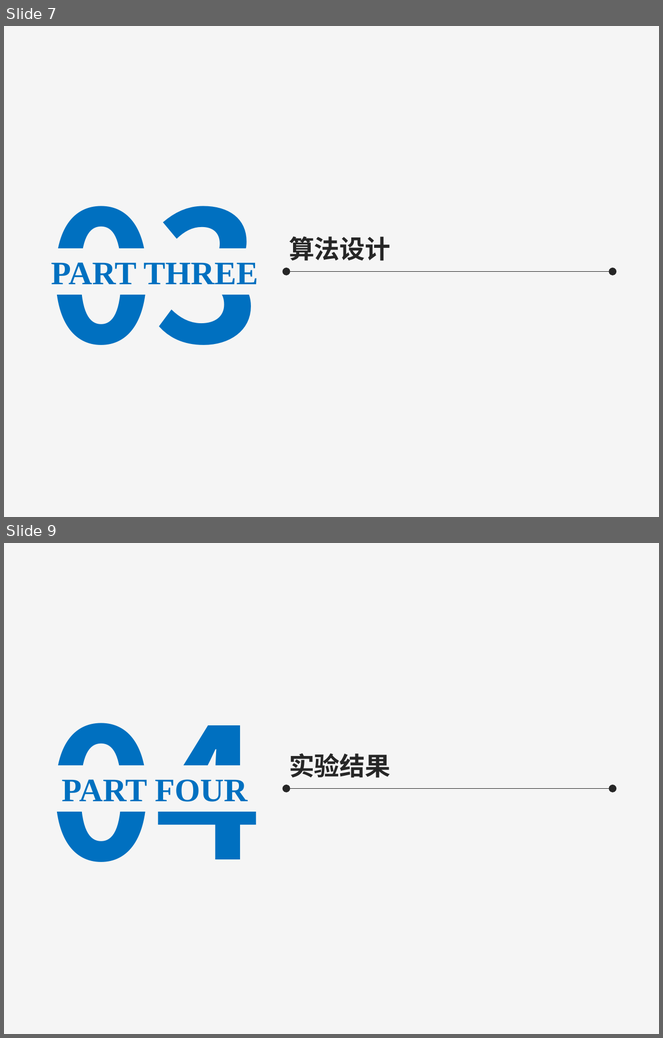
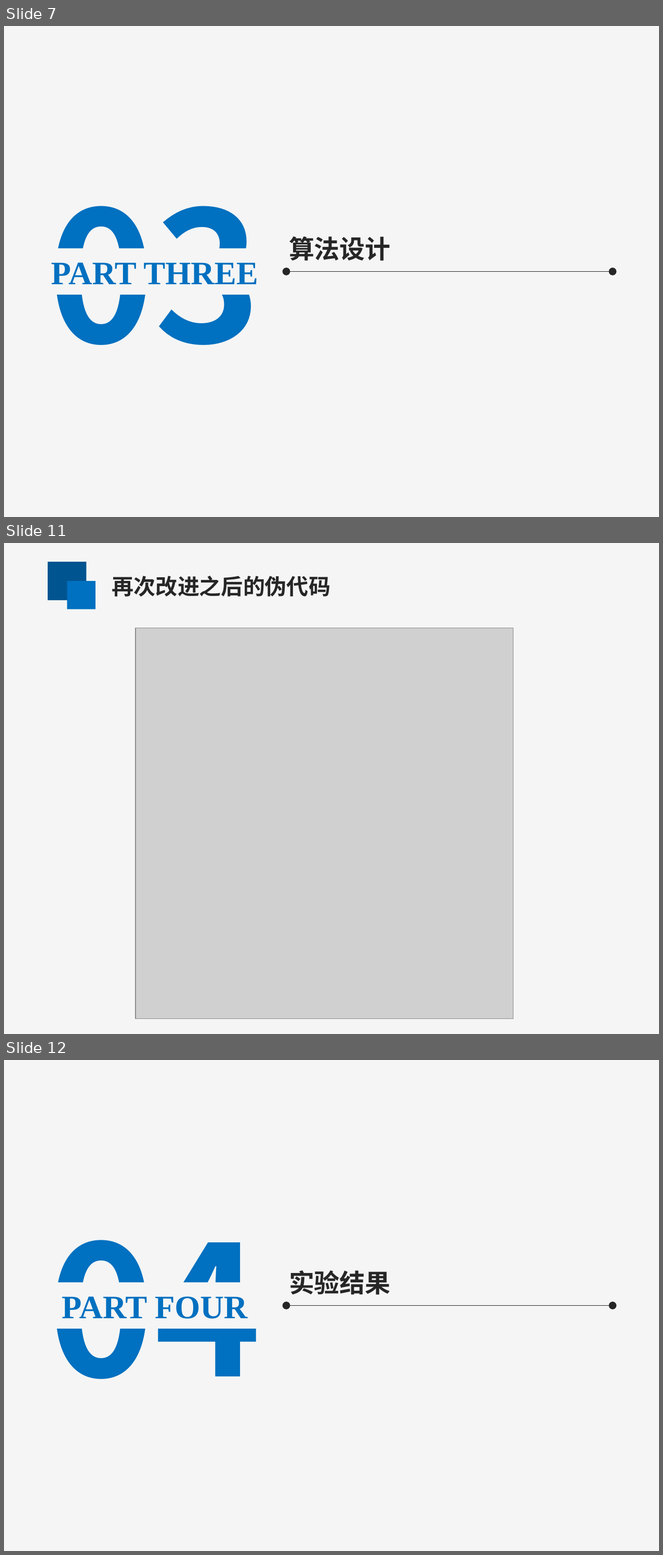
Before and after one commit to xuanhaochen94/IMP, a slide deck: 模式识别答辩.pptx. Shown one above the other, each under a label of ours: slides 7 and 9 before the commit, slides 7, 11 and 12 after it; the slides between them are not shown. The pictures are 663x1038 and 663x1555 pixels, drawn with LibreOffice and Linux fonts; fonts in the diff are those of the drawing; grey boxes stand for pictures. Boxes give left, top, right and bottom in pixels: in the first picture for what was removed or moved away, otherwise in the second. Text is boxed around its words. In the diff, an @@ line names an element or a change of style, - is before the commit and + after.

```diff
--- a/模式识别答辩.pptx
+++ b/模式识别答辩.pptx
@@ slide 11 added at (x1=4, y1=543, x2=659, y2=1034), background #F5F5F5 @@
@@ rectangle added at (x1=48, y1=562, x2=87, y2=601), fill #005490 @@
@@ rectangle added at (x1=67, y1=581, x2=95, y2=609), fill #0070C0 @@
@@ text added at (x1=112, y1=576, x2=331, y2=597), 24 pt, text #262626, bold @@
+再次改进之后的伪代码
@@ picture added at (x1=136, y1=628, x2=514, y2=1019) @@
@@ what was slide 9 is now slide 12 @@
```
Also in this commit, not shown: 8 slides changed, 4 other slides added, 1 other file.
